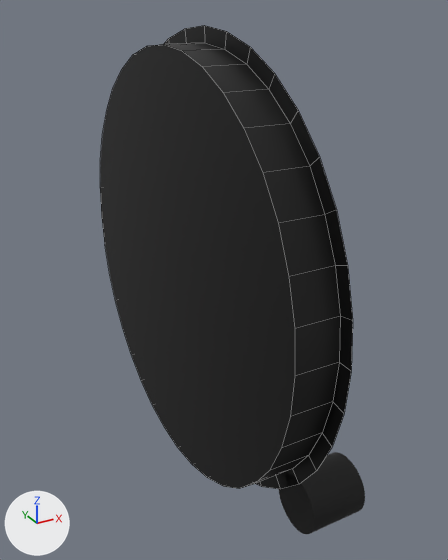
One commit to the Blender file Models/Interior/Panel/Instruments/alt/standby-alt.blend: the scene before it, then after it.
Both versions are drawn from a 50 mm camera at (-0.047, -0.0918, 0.0425) aimed at (0.0022, -0.0023, -0.0022). Every picture has the same lights, and +X, +Y and +Z are marked at lower left. Mesh edges are drawn as thin lines on the coarser meshes.

In view in the first picture: 'Case', 'InHgKnob'.
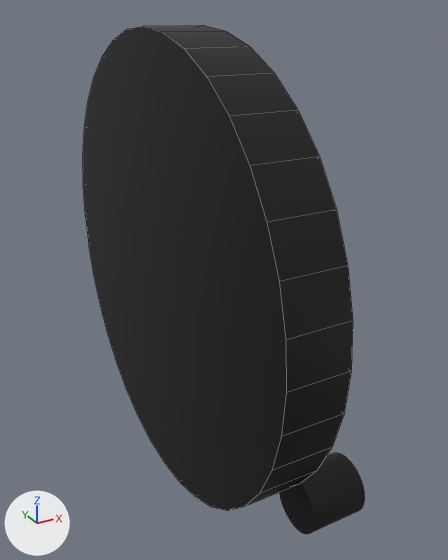
Location of each change, [x1, y1, x2, y2] in pixels of the pictures (448 x 560 px):
'Case', reshaped (7% wider)
    before: [100, 25, 353, 489]
    after: [83, 25, 353, 511]
part 1 of me_circle_001, added (black)
    after: [83, 25, 353, 511]

The change, as a list of edits to the scene's bpy script:
```text
Change me_circle_001:
    used by ob_case; location = (-0.0035, 0.0, 0.0)
    remove me_circle_001.from_pydata(...)  # 108 vertices, 73 faces; spans x -0.0035..0.0035, y -0.04..0.04, z -0.04..0.04
    add me_circle_001.from_pydata(...)  # 144 vertices, 110 faces; spans x -0.0065..0.0035, y -0.04..0.04, z -0.04..0.04
    me_circle_001 part 1
    36 new vertices lie (-0.01, 0.0, 0.0) away from vertices in x 0.0035, y -0.04..0.04, z -0.04..0.04
    37 new faces join them
```
